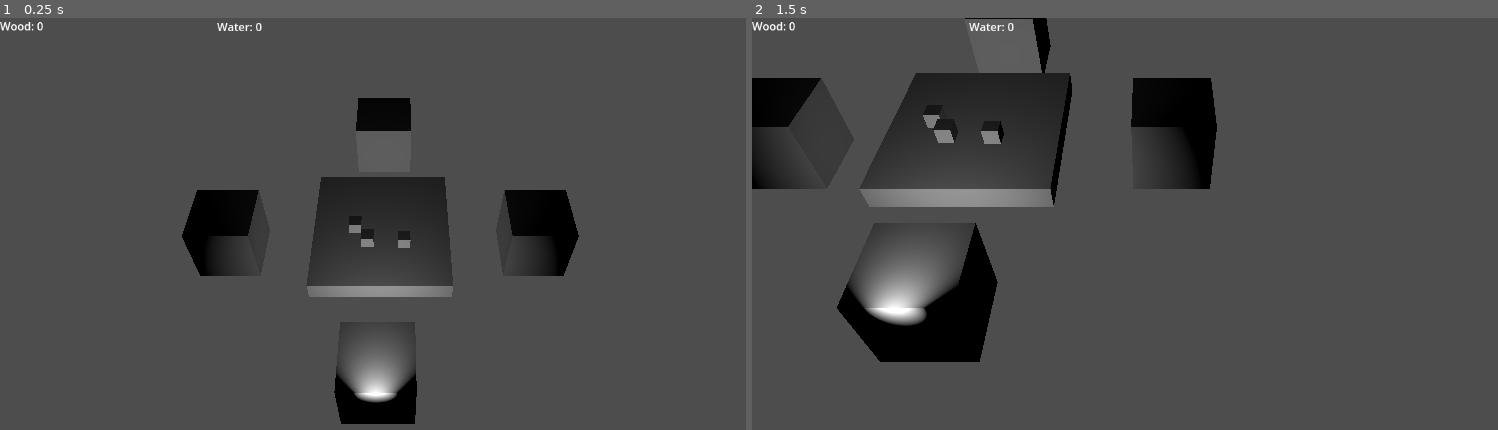
Above: before the commit, frames 1-2 (left to right).
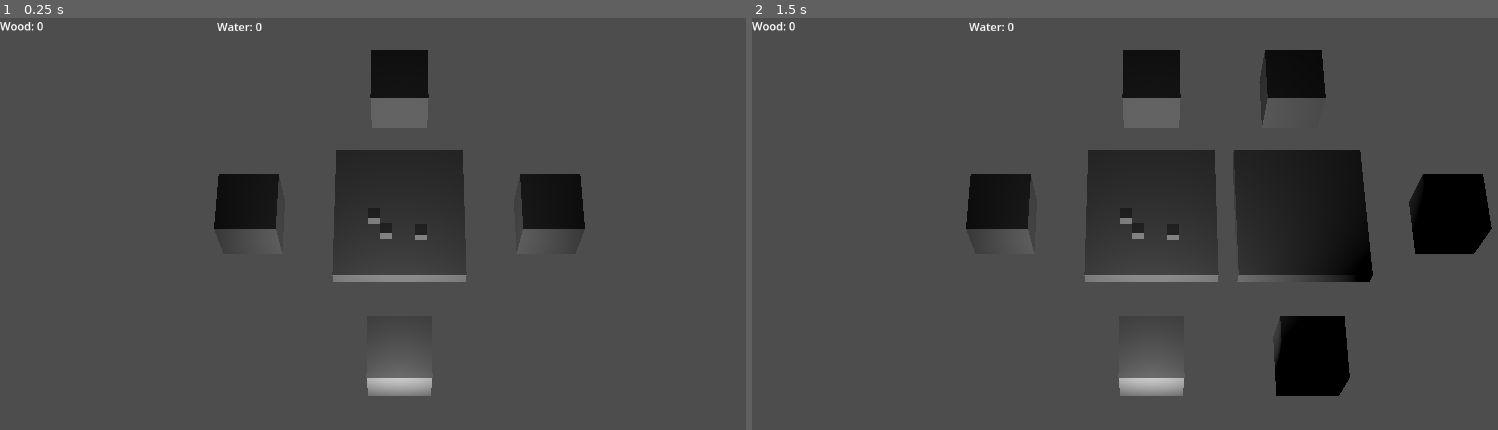
Above: after the commit, the same moments.

Repository: taiyo-harenohi/MODE
Game: Godot game, scene res://scenes/main.tscn
The game is run twice, just before and just after one commit, with the same random seed, the same clock (stepped at 60 frames per second) and the same inputs.
Inputs (mouse positions are in pixels of both pictures, inside the frame that each line leads up to):
- Up to frame 1 (0.25 s): no input
- Up to frame 2 (1.5 s): tap Enter at 0.5 s; move the mouse to (1326, 219) at 0.52 s; tap M (to_center) at 0.6 s; click (1326, 219) at 0.67 s; tap N (restart_zoom) at 1.25 s; drag from (990, 265) to (1110, 331) at 1.27 s

The runs differ from the first frame. In frame 1, 9.3% of the frame differs, in the area x 24-79%, y 7-99%; in frame 2, 28%, in the area x 0-100%, y 0-92%.

Commit message:
More work on camera

Diff:
--- a/scenes/main.tscn
+++ b/scenes/main.tscn
@@ -11,10 +11,10 @@
 [node name="Node3D" type="Node3D"]
 
 [node name="platform" parent="." instance=ExtResource("1_ploio")]
-transform = Transform3D(0.447143, 0, 0, 0, 0.447143, 0, 0, 0, 0.447143, 0, 0, 0)
+transform = Transform3D(0.328004, 0, 0, 0, 0.328004, 0, 0, 0, 0.328004, 0, 0, 0)
 
 [node name="item1" type="StaticBody3D" parent="." groups=["resources", "wood"]]
-transform = Transform3D(0.0865572, 0, 0, 0, 0.0865572, 0, 0, 0, 0.0865572, -0.176666, 0.179585, 0.0794608)
+transform = Transform3D(0.0634945, 0, 0, 0, 0.0634945, 0, 0, 0, 0.0634945, -0.135203, 0.160445, 0.0846909)
 
 [node name="CollisionShape3D" type="CollisionShape3D" parent="item1"]
 shape = SubResource("BoxShape3D_tnflf")
@@ -23,7 +23,7 @@
 mesh = SubResource("BoxMesh_2dli3")
 
 [node name="item2" type="StaticBody3D" parent="." groups=["resources", "water"]]
-transform = Transform3D(0.0865572, 0, 0, 0, 0.0865572, 0, 0, 0, 0.0865572, 0.160741, 0.179585, 0.215282)
+transform = Transform3D(0.0634945, 0, 0, 0, 0.0634945, 0, 0, 0, 0.0634945, 0.112304, 0.160445, 0.184323)
 
 [node name="CollisionShape3D" type="CollisionShape3D" parent="item2"]
 shape = SubResource("BoxShape3D_tnflf")
@@ -32,8 +32,8 @@
 mesh = SubResource("BoxMesh_2dli3")
 
 [node name="Camera3D" type="Camera3D" parent="."]
-transform = Transform3D(1, 0, 0, 0, 0.642788, 0.766044, 0, -0.766044, 0.642788, 0.130013, 3, 2.608)
-fov = 45.0
+transform = Transform3D(1, 0, 0, 0, 0.422618, 0.906308, 0, -0.906308, 0.422618, 0, 5, 2.5)
+fov = 25.0
 script = ExtResource("1_w78d5")
 
 [node name="SpotLight3D" type="SpotLight3D" parent="."]
@@ -69,7 +69,7 @@
 text = "Water: 0"
 
 [node name="item3" type="StaticBody3D" parent="." groups=["resources", "water"]]
-transform = Transform3D(0.0865572, 0, 0, 0, 0.0865572, 0, 0, 0, 0.0865572, -0.0893242, 0.179585, 0.200707)
+transform = Transform3D(0.0634945, 0, 0, 0, 0.0634945, 0, 0, 0, 0.0634945, -0.0711329, 0.160445, 0.173632)
 
 [node name="CollisionShape3D" type="CollisionShape3D" parent="item3"]
 shape = SubResource("BoxShape3D_tnflf")
@@ -78,4 +78,5 @@
 mesh = SubResource("BoxMesh_2dli3")
 
 [node name="HandleResources" type="Node3D" parent="."]
+transform = Transform3D(0.733555, 0, 0, 0, 0.733555, 0, 0, 0, 0.733555, -0.00560865, 0.0287098, 0.026402)
 script = ExtResource("1_2jgal")
--- a/scripts/Camera3D.gd
+++ b/scripts/Camera3D.gd
@@ -2,11 +2,11 @@
 
 var zoomSpeed: float = 2
 var minZoom: float = 25.0
-var maxZoom: float = 85.0
+var maxZoom: float = 100.0
 var dragSen: float = 2.0
 
-var center: Vector3 = Vector3(1, 2, 2.5)
-var zoom: float = 45
+var center: Vector3 = Vector3(0, 5, 2.5)
+var zoom: float = 25
 
 var mouse = Vector3()
 
@@ -25,6 +25,12 @@
 		get_selected()
 	else:
 		time = 0
+	if fov >= 80:
+		dragSen = 4.0
+	elif fov <= 45:
+		dragSen = 0.5
+	else:
+		dragSen = 1.5
 
 func _input(event):
 	if event is InputEventMouseMotion and Input.is_mouse_button_pressed(MOUSE_BUTTON_RIGHT):
--- a/scripts/Platform.gd
+++ b/scripts/Platform.gd
@@ -1,13 +1,4 @@
 extends Node3D
-
-# Called when the node enters the scene tree for the first time.
-func _ready():
-	pass # Replace with function body.
-
-
-# Called every frame. 'delta' is the elapsed time since the previous frame.
-func _process(delta):
-	pass
 
 func detect_colliders():
 	var arrows_to_delete = []
@@ -23,5 +14,3 @@
 	for arrow_to_delete in arrows_to_delete:
 		if arrow_to_delete.is_in_group("arrow"):
 			arrow_to_delete.queue_free()
-			print(arrow_to_delete, " at position: ", arrow_to_delete.global_position)
-	print("-----------------")
--- a/scripts/resource.gd
+++ b/scripts/resource.gd
@@ -13,15 +13,6 @@
 	"water" : 0
 }
 
-# Called when the node enters the scene tree for the first time.
-func _ready():
-	pass # Replace with function body.
-
-
-# Called every frame. 'delta' is the elapsed time since the previous frame.
-func _process(delta):
-	pass
-
 func detect_object(collied_object, time):
 	if time >= 3:
 		collied_object.queue_free()
@@ -32,6 +23,6 @@
 			total["water"] += int(count_random(rndMax["water"]))
 			_water_label.text = str("Water: ", total["water"])
 
-func count_random(max) -> float:
+func count_random(maxInt) -> float:
 	var rng = RandomNumberGenerator.new()
-	return rng.randf_range(1, max)
+	return rng.randf_range(1, maxInt)
